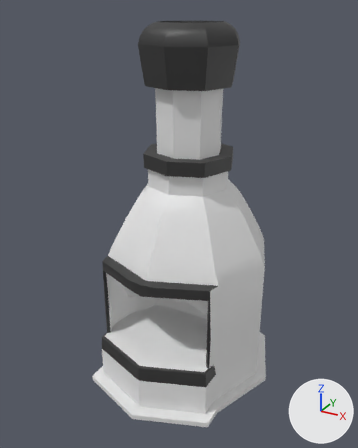
A saved change to the Blender file Assets/Graphics/Models/Furnace.blend.
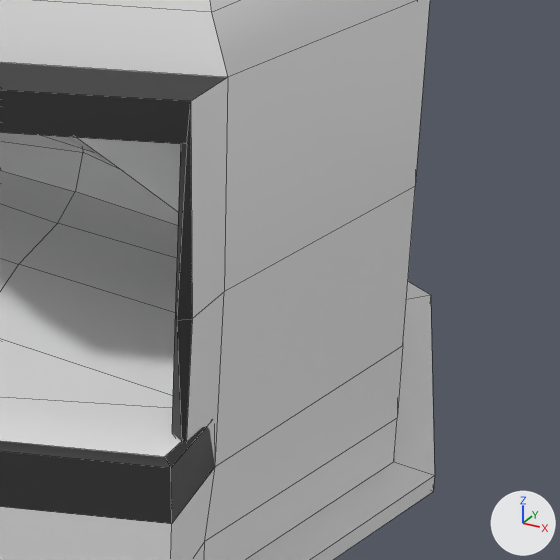
Each version is shown whole from a camera (50 mm lens) standing at (3.27, -6.27, 5.57) and looking at (-0.04, -0.24, 2.56), then close up on the part from 47% to 82% of the width and 60% to 88% of the height. The axes (+X, +Y, +Z) are drawn at lower right. The lights are the same throughout. The first two pictures are the older version. The close-ups show mesh edges as thin lines.

Script lines for the objects in view, before the commit:
```python
me_cube = bpy.data.meshes.new('Cube')
me_cube.from_pydata(...)  # 384 vertices, 374 faces; spans x -1.43..1.43, y 0.01..5.38, z -1.43..1.73
me_cube.polygons.foreach_set('use_smooth', [True] * 374)
# faces by material slot: [168, 186, 20]
me_cube.materials.append(mat_material)  # white #e7e7e7
me_cube.materials.append(mat_material_001)  # dark grey #353535
me_cube.materials.append(mat_material_002)  # white #e7e7e7
ob_cube = bpy.data.objects.new('Cube', me_cube)
ob_cube.location = (0.0, 0.0, 0.0)
ob_cube.rotation_euler = (1.571, 0.0, 0.0)  # degrees (90, 0, 0)
```
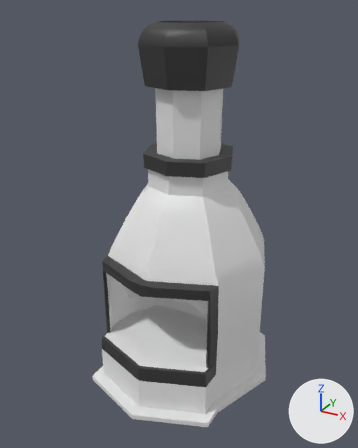
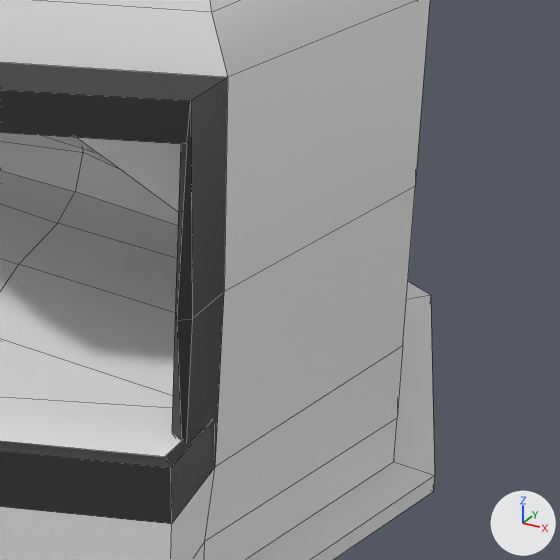
What differs and where, as boxes (x1, y1, x2, y2) in the close-ups (560 x 560 px):
part 1 of me_cube, recoloured (white to dark grey)
    both: (186, 77, 228, 462)

The change, as a list of edits to the scene's bpy script:
```text
Change me_cube:
    where me_cube.from_pydata(...)  # 384 vertices, 374 faces; spans x -1.43..1.43, y 0.01..5.38, z -1.43..1.73
    used by ob_cube; location = (0.0, 0.0, 0.0); rotation_euler = (1.571, 0.0, 0.0), in degrees (90, 0, 0)
    me_cube part 1: all 2 faces centred in x 0.92, y 0.93..1.69, z 0.97 switch from mat_material (white #e7e7e7) to mat_material_001 (dark grey #353535)
```
